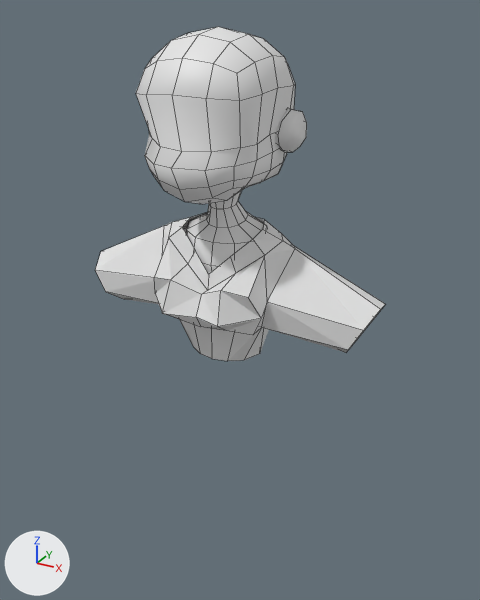
Renders of the Blender file 신민정/lowpoly_hamburgergirl.blend from each side of a commit.
One viewpoint serves both versions: a camera (50 mm lens) standing at (3.3, -5.6, 1.0) and looking at (0.03, 0.35, -1.98). Arrows for +X, +Y and +Z are at lower left; the lights stay in place. The first picture is the older version. Mesh edges are drawn as thin lines.

The first picture shows 'Cube', 'ear', 'face', 'neck'.
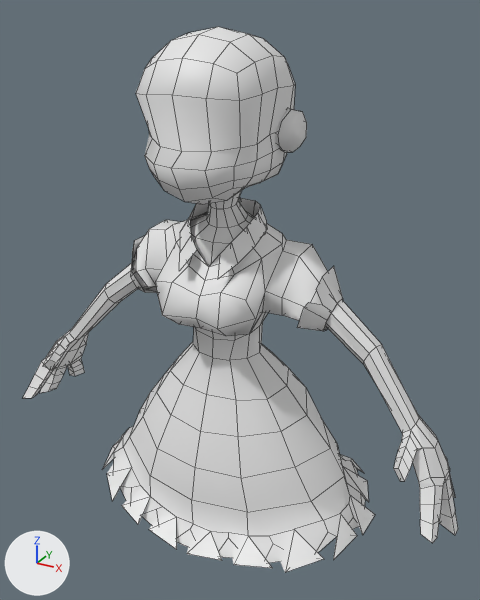
Boxes (x1, y1, x2, y2) around the edits, measured in the pictures (480 x 600 px):
'body', added: after (103, 198, 375, 572)
'Cube', deleted: before (95, 212, 385, 361)
'hand', added: after (23, 263, 458, 543)

Patch to the scene script:
```diff
--- a/신민정/lowpoly_hamburgergirl.blend.py
+++ b/신민정/lowpoly_hamburgergirl.blend.py
@@ me_cube_1 @@
+me_cube_1.from_pydata(...)  # 393 vertices, 306 faces; spans x -1.74..1.74, y -0.94..1.73, z -4.56..-0.83
+me_cube_1.polygons.foreach_set('use_smooth', [True] * 306)
@@ me_circle_002 @@
+me_circle_002.from_pydata(...)  # 104 vertices, 99 faces; spans x -1.28..0.92, y -0.92..1.13, z -4.12..1.77
@@ ob_cube @@
-ob_cube = bpy.data.objects.new('Cube', me_cube)
-ob_cube.location = (0.0, 0.0, 0.0)
-_m = ob_cube.modifiers.new('Mirror', 'MIRROR')
-_m.use_clip = True
@@ ob_hand @@
+ob_hand = bpy.data.objects.new('hand', me_circle_002)
+ob_hand.location = (2.21, -0.05, -3.0)
+ob_hand.rotation_euler = (-2.66, 0.845, -2.532)  # degrees (-152, 48, -145)
+ob_hand.scale = (0.476, 0.476, 0.476)
+_m = ob_hand.modifiers.new('Mirror', 'MIRROR')
+_m.mirror_object = ob_body
@@ ob_body @@
+ob_body = bpy.data.objects.new('body', me_cube_1)
+ob_body.location = (0.0, 0.0, 0.0)
```
